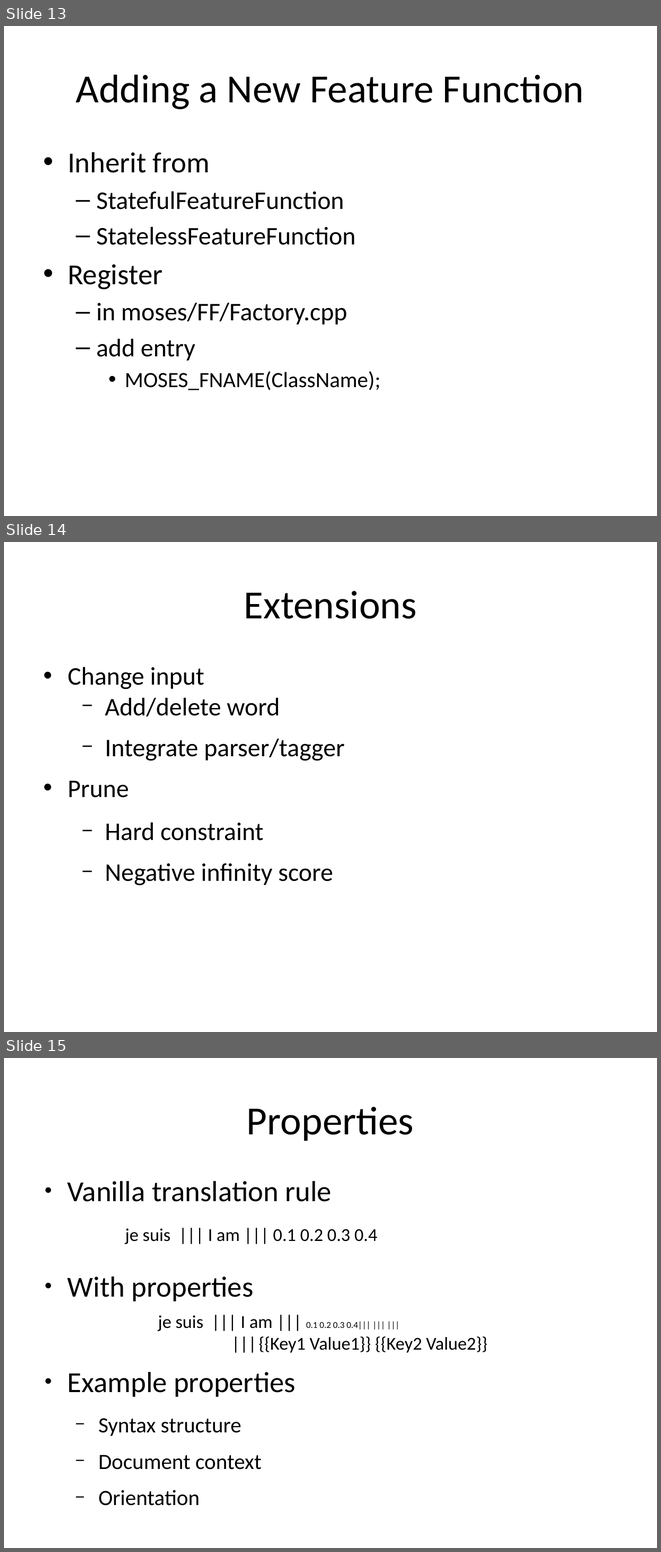
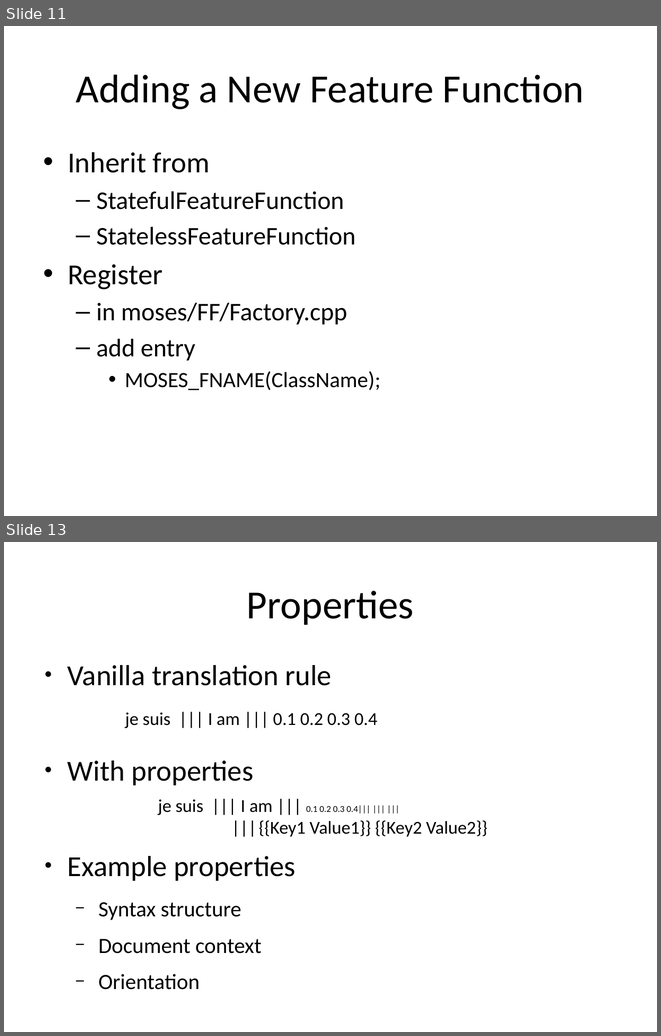
Before and after one commit to hieuhoang/papers, a slide deck: icon.2014/FeatureFunction.odp. Shown one above the other, each under a label of ours: slides 13, 14 and 15 before the commit, slides 11 and 13 after it; the slides between them are not shown. The pictures are 661x1552 and 661x1036 pixels, drawn with LibreOffice and Linux fonts; fonts in the diff are those of the drawing; background and template pictures are left out. Boxes give left, top, right and bottom in pixels: in the first picture for what was removed or moved away, otherwise in the second. Text is boxed around its words. In the diff, an @@ line names an element or a change of style, - is before the commit and + after.

```diff
--- a/icon.2014/FeatureFunction.odp
+++ b/icon.2014/FeatureFunction.odp
@@ slide 14 removed at box(4, 542, 657, 1032), background #FFFFFF @@
@@ title removed at box(244, 591, 417, 619) @@
-Extensions
@@ text removed at box(68, 667, 345, 885) @@
-• Change input
-  − Add/delete word
-  − Integrate parser/tagger
-• Prune
-  − Hard constraint
-  − Negative infinity score
@@ what was slide 13 is now slide 11 @@
@@ what was slide 15 is now slide 13 @@
```
Also in this commit, not shown: 1 slide changed, 1 slide added, 2 other slides removed, 3 other files.
